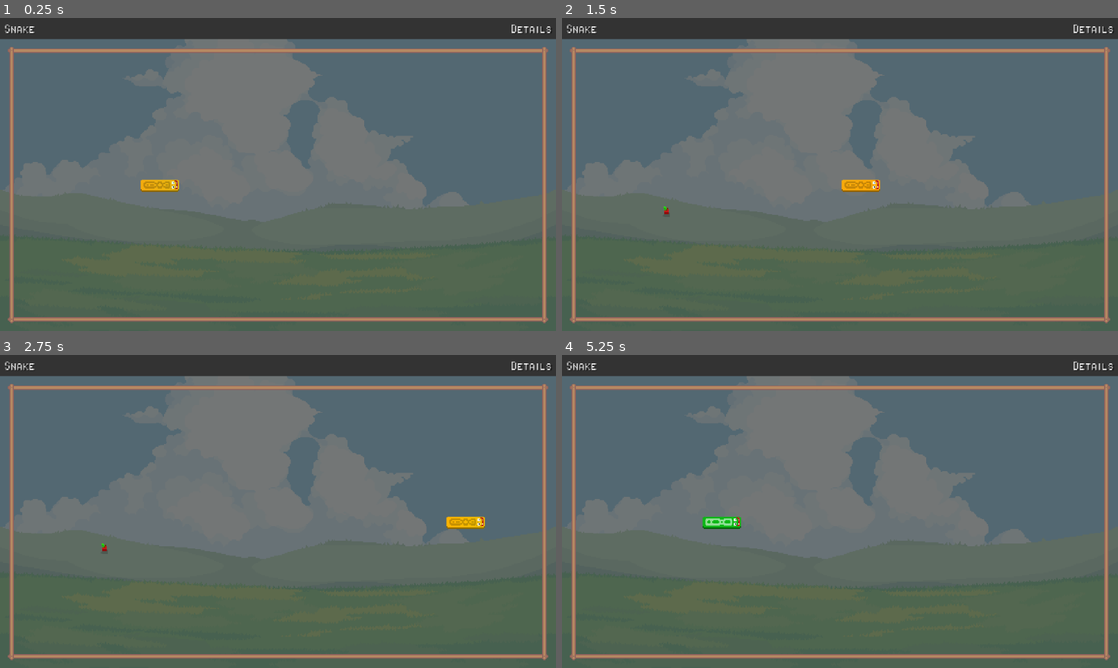
Above: before the commit, frames 1-4 (two rows, left to right).
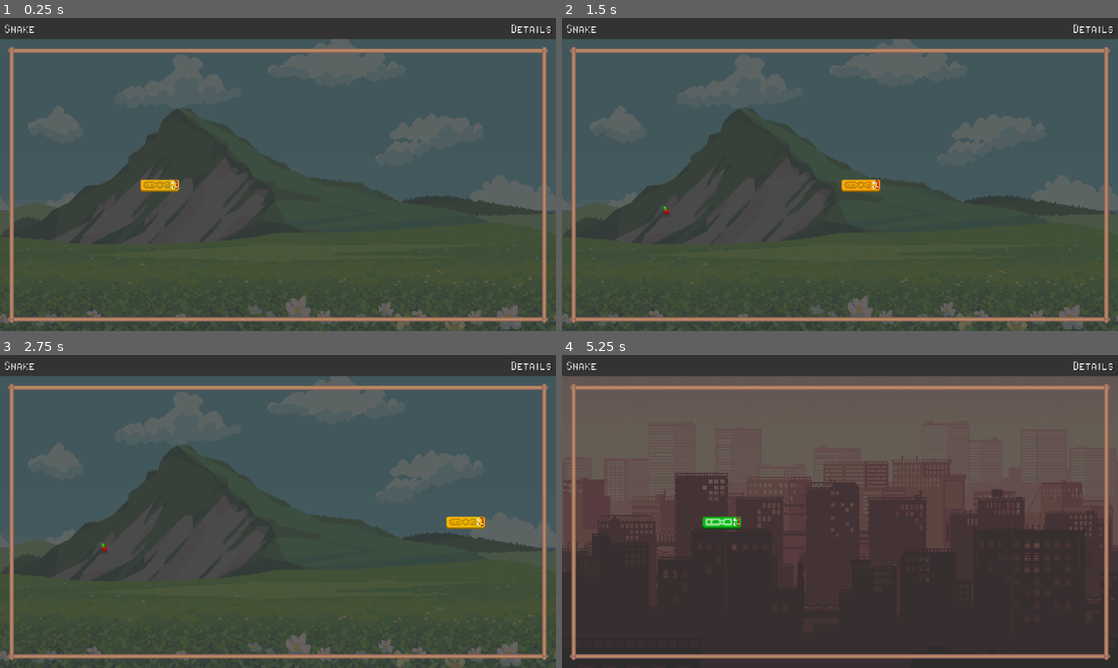
Above: after the commit, the same moments.

Repository: toupeira/ministry-of-fun
Game: Godot game, scene res://main.tscn
Two runs of this game, one before a commit and one after it. Both use one fixed random seed, a clock stepped at 60 frames per second and the inputs below.
Inputs (mouse positions are in pixels of both pictures, inside the frame that each line leads up to):
- Up to frame 1 (0.25 s): no input
- Up to frame 2 (1.5 s): tap Enter at 0.5 s; move the mouse to (962, 158) at 0.52 s; hold Right (right) 0.53-1.25 s; click (962, 158) at 0.67 s; drag from (728, 190) to (812, 237) at 1.27 s
- Up to frame 3 (2.75 s): move the mouse to (333, 442) at 2.02 s; hold Right (right) from 2.03 s (still down)
- Up to frame 4 (5.25 s): release Right (right) at 2.75 s; drag from (812, 574) to (673, 464) at 2.77 s; click "Restart" at 3.5 s; tap Escape (start) at 4.25 s; move the mouse to (1006, 558) at 4.27 s; hold Left (left) 4.28-5 s; click "Restart" at 5 s

The runs differ from the first frame. In frame 1, 50% of the frame differs, in the area x 0-100%, y 6-100%; in frame 2, 50%; in frame 3, 51%; in frame 4, 89%.

Commit message:
feat(snake): pick random background

Diff:
--- /dev/null
+++ b/shared/random_background.gd
@@ -0,0 +1,29 @@
+@tool
+extends TextureRect
+
+const backgrounds: Array[Texture2D] = [
+  preload('res://assets/backgrounds/City Backgrounds/city 1/origbig.png'),
+  preload('res://assets/backgrounds/City Backgrounds/city 2/origbig.png'),
+  preload('res://assets/backgrounds/City Backgrounds/city 3/origbig.png'),
+  preload('res://assets/backgrounds/City Backgrounds/city 4/origbig.png'),
+  preload('res://assets/backgrounds/City Backgrounds/city 5/origbig.png'),
+  preload('res://assets/backgrounds/City Backgrounds/city 6/origbig.png'),
+  preload('res://assets/backgrounds/City Backgrounds/city 7/origbig.png'),
+  preload('res://assets/backgrounds/City Backgrounds/city 8/origbig.png'),
+  preload('res://assets/backgrounds/Nature Landscapes/nature 2/origbig.png'),
+  preload('res://assets/backgrounds/Nature Landscapes/nature 3/origbig.png'),
+  preload('res://assets/backgrounds/Nature Landscapes/nature 4/origbig.png'),
+  preload('res://assets/backgrounds/Nature Landscapes/nature 5/origbig.png'),
+  preload('res://assets/backgrounds/Nature Landscapes/nature 6/origbig.png'),
+  preload('res://assets/backgrounds/Nature Landscapes/nature 8/origbig.png'),
+  preload('res://assets/backgrounds/Summer Backgrounds/summer 2/origbig.png'),
+  preload('res://assets/backgrounds/Summer Backgrounds/summer 4/origbig.png'),
+  preload('res://assets/backgrounds/Summer Backgrounds/summer 5/origbig.png'),
+  preload('res://assets/backgrounds/Summer Backgrounds/summer 6/origbig.png'),
+  preload('res://assets/backgrounds/Summer Backgrounds/summer 7/origbig.png'),
+  preload('res://assets/backgrounds/Summer Backgrounds/summer 8/origbig.png'),
+]
+
+func _ready() -> void:
+  var background: Texture2D = backgrounds.pick_random()
+  set_texture(background)
--- /dev/null
+++ b/shared/random_background.tscn
@@ -0,0 +1,16 @@
+[gd_scene format=3 uid="uid://cqppi1mshtp4"]
+
+[ext_resource type="Script" uid="uid://c76nfvwt70a7e" path="res://shared/random_background.gd" id="1_ex1c3"]
+[ext_resource type="Texture2D" uid="uid://cuu3knjvntojx" path="res://assets/backgrounds/Summer Backgrounds/summer 6/origbig.png" id="1_y6wo8"]
+
+[node name="RandomBackground" type="TextureRect" unique_id=1401162868]
+self_modulate = Color(0.5, 0.5, 0.5, 0.5019608)
+anchors_preset = 15
+anchor_right = 1.0
+anchor_bottom = 1.0
+grow_horizontal = 2
+grow_vertical = 2
+texture = ExtResource("1_y6wo8")
+expand_mode = 1
+stretch_mode = 6
+script = ExtResource("1_ex1c3")
--- a/snake/snake.gd
+++ b/snake/snake.gd
@@ -1,6 +1,4 @@
 extends Node
-
-@onready var Smoke: PackedScene = preload('res://snake/smoke.tscn')
 
 @onready var timer: Timer = %Timer
 @onready var hud: Hud = %Hud
@@ -13,6 +11,8 @@
 @onready var audio_boost: AudioStreamPlayer = %AudioBoost
 @onready var audio_shrink: AudioStreamPlayer = %AudioShrink
 @onready var audio_death: AudioStreamPlayer = %AudioDeath
+
+const Smoke: PackedScene = preload('res://snake/smoke.tscn')
 
 const SPEED := 10
 const SNAKE_SIZE := 3
--- a/snake/snake.tscn
+++ b/snake/snake.tscn
@@ -3,7 +3,8 @@
 [ext_resource type="Script" uid="uid://bryc5uemmo4bs" path="res://snake/snake.gd" id="1_j2kkt"]
 [ext_resource type="TileSet" uid="uid://c5cnhdne8rbs4" path="res://snake/tileset.tres" id="2_iujm3"]
 [ext_resource type="PackedScene" uid="uid://w38ekea1d6hv" path="res://shared/hud.tscn" id="2_vtpab"]
-[ext_resource type="Texture2D" uid="uid://cn6qxfhn0e3gm" path="res://assets/backgrounds/Nature Landscapes/nature 2/origbig.png" id="3_vtpab"]
+[ext_resource type="PackedScene" uid="uid://cqppi1mshtp4" path="res://shared/random_background.tscn" id="3_ceet7"]
+[ext_resource type="Texture2D" uid="uid://bi01w7lij5qbq" path="res://assets/backgrounds/City Backgrounds/city 2/origbig.png" id="4_kjpqp"]
 [ext_resource type="Shader" uid="uid://ctrfek1i5k82m" path="res://shared/color_cycler.gdshader" id="5_rwqi7"]
 [ext_resource type="AudioStream" uid="uid://cxnqffl1kii56" path="res://assets/sounds/snake/eat.ogg" id="6_ceet7"]
 [ext_resource type="AudioStream" uid="uid://cf5s4dgckjq7a" path="res://assets/sounds/snake/boost.ogg" id="7_kjpqp"]
@@ -25,13 +26,8 @@
 [node name="Hud" parent="." unique_id=1801158998 instance=ExtResource("2_vtpab")]
 unique_name_in_owner = true
 
-[node name="Background" type="TextureRect" parent="." unique_id=583833013]
-modulate = Color(1, 1, 1, 0.25)
-offset_right = 640.0
-offset_bottom = 360.0
-texture = ExtResource("3_vtpab")
-expand_mode = 1
-stretch_mode = 6
+[node name="RandomBackground" parent="." unique_id=1401162868 instance=ExtResource("3_ceet7")]
+texture = ExtResource("4_kjpqp")
 
 [node name="Tiles" type="Node2D" parent="." unique_id=635228775]
 position = Vector2(0, 24)
Not shown, added: shared/random_background.gd.uid
